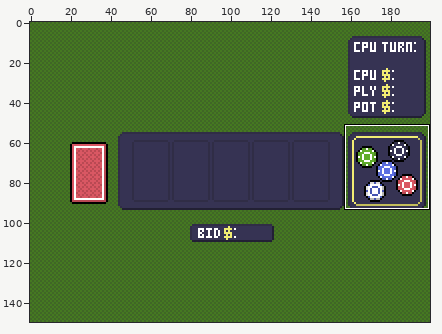
Sprite sheet: assets/poker-board.png. Above: a wide view before the commit, with the close-up outlined.
Close-up. Before:
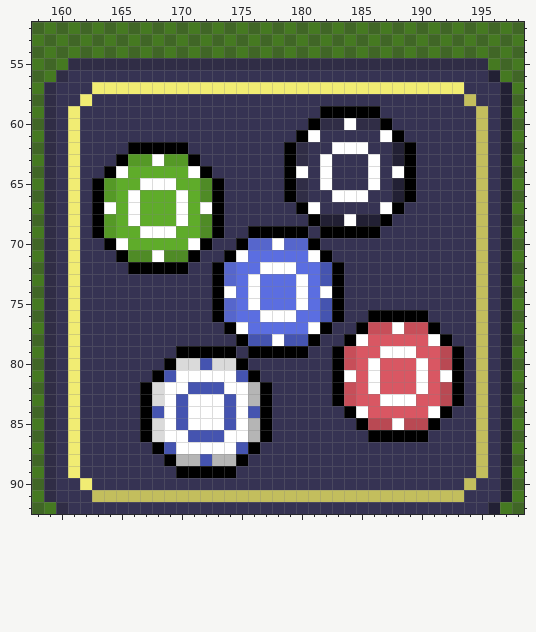
The file is 200x150 pixels. Shown: x 158..198, y 52..92.
The result:
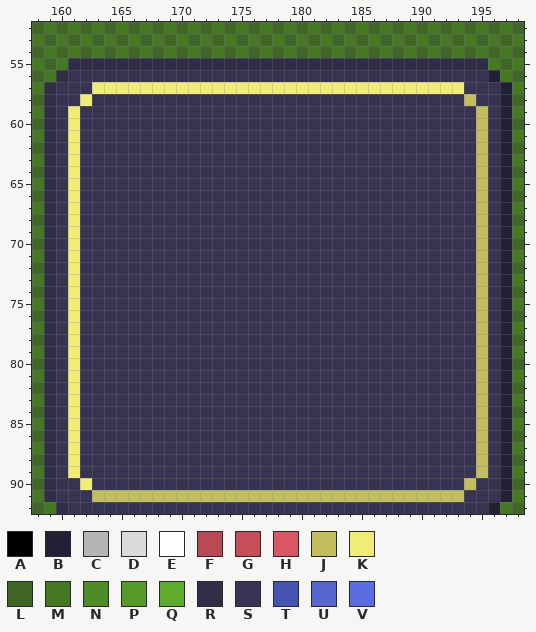
Palette (. is transparent): A #000000  B #222034  C #b5b5b5  D #dadada  E #ffffff  F #b94953  G #c74e59  H #d95763  J #c3be5d  K #f1ec73  L #406626  M #457921  N #4f8b26  P #559926  Q #5fac2a  R #302d46  S #363353  T #4554b0  U #5666cc  V #5b6ee1
Changes in this commit:
y 59: x 182..186 AAAAA -> SSSSS
y 60: x 181..187 ARRERRA -> SSSSSSS
y 61: x 180..181 AE -> SS; x 187..188 EA -> SS
y 62: x 166..170 AAAAA -> SSSSS; x 179..180 AR -> SS; x 183..185 EEE -> SSS; x 188..189 BA -> SS
y 63: x 165..171 APPEPPA -> SSSSSSS; x 179..180 AR -> SS; x 182 E -> S; x 186 E -> S; x 188..189 BA -> SS
y 64: x 164..172 AEQQQQQEA -> SSSSSSSSS; x 179..180 AE -> SS; x 182 E -> S; x 186 E -> S; x 188..189 EA -> SS
y 65: x 163..173 APQQEEEQQNA -> SSSSSSSSSSS; x 179..180 AR -> SS; x 182 E -> S; x 186 E -> S; x 188..189 BA -> SS
y 66: x 163..173 APQEQQQEQNA -> SSSSSSSSSSS; x 179..180 AR -> SS; x 183..185 EEE -> SSS; x 188..189 BA -> SS
y 67: x 163..173 AEQEQQQEQEA -> SSSSSSSSSSS; x 180..181 AE -> SS; x 187..188 EA -> SS
y 68: x 163..173 APQEQQQEQNA -> SSSSSSSSSSS; x 181..187 ABBEBBA -> SSSSSSS
y 69: x 163..173 APQQEEEQQNA -> SSSSSSSSSSS; x 176..180 AAAAA -> SSSSS; x 182..186 AAAAA -> SSSSS
y 70: x 164..172 AEQQQQQEA -> SSSSSSSSS; x 175..181 AUUEUUA -> SSSSSSS
y 71: x 165..171 ANNENNA -> SSSSSSS; x 174..182 AEVVVVVEA -> SSSSSSSSS
y 72: x 166..170 AAAAA -> SSSSS; x 173..183 AUVVEEEVVTA -> SSSSSSSSSSS
y 73: x 173..183 AUVEVVVEVTA -> SSSSSSSSSSS
y 74: x 173..183 AEVEVVVEVEA -> SSSSSSSSSSS
y 75: x 173..183 AUVEVVVEVTA -> SSSSSSSSSSS
y 76: x 173..183 AUVVEEEVVTA -> SSSSSSSSSSS; x 186..190 AAAAA -> SSSSS
y 77: x 174..182 AEVVVVVEA -> SSSSSSSSS; x 185..191 AGGEGGA -> SSSSSSS
y 78: x 175..181 ATTETTA -> SSSSSSS; x 184..192 AEHHHHHEA -> SSSSSSSSS
y 79: x 170..174 AAAAA -> SSSSS; x 176..180 AAAAA -> SSSSS; x 183..193 AGHHEEEHHFA -> SSSSSSSSSSS
y 80: x 169..175 ADDTDDA -> SSSSSSS; x 183..193 AGHEHHHEHFA -> SSSSSSSSSSS
y 81: x 168..176 ATEEEEETA -> SSSSSSSSS; x 183..193 AEHEHHHEHEA -> SSSSSSSSSSS
y 82: x 167..177 ADEETTTEECA -> SSSSSSSSSSS; x 183..193 AGHEHHHEHFA -> SSSSSSSSSSS
y 83: x 167..177 ADETEEETECA -> SSSSSSSSSSS; x 183..193 AGHHEEEHHFA -> SSSSSSSSSSS
y 84: x 167..177 ATETEEETETA -> SSSSSSSSSSS; x 184..192 AEHHHHHEA -> SSSSSSSSS
y 85: x 167..177 ADETEEETECA -> SSSSSSSSSSS; x 185..191 AFFEFFA -> SSSSSSS
y 86: x 167..177 ADEETTTEECA -> SSSSSSSSSSS; x 186..190 AAAAA -> SSSSS
y 87: x 168..176 ATEEEEETA -> SSSSSSSSS
y 88: x 169..175 ACCTCCA -> SSSSSSS
y 89: x 170..174 AAAAA -> SSSSS
